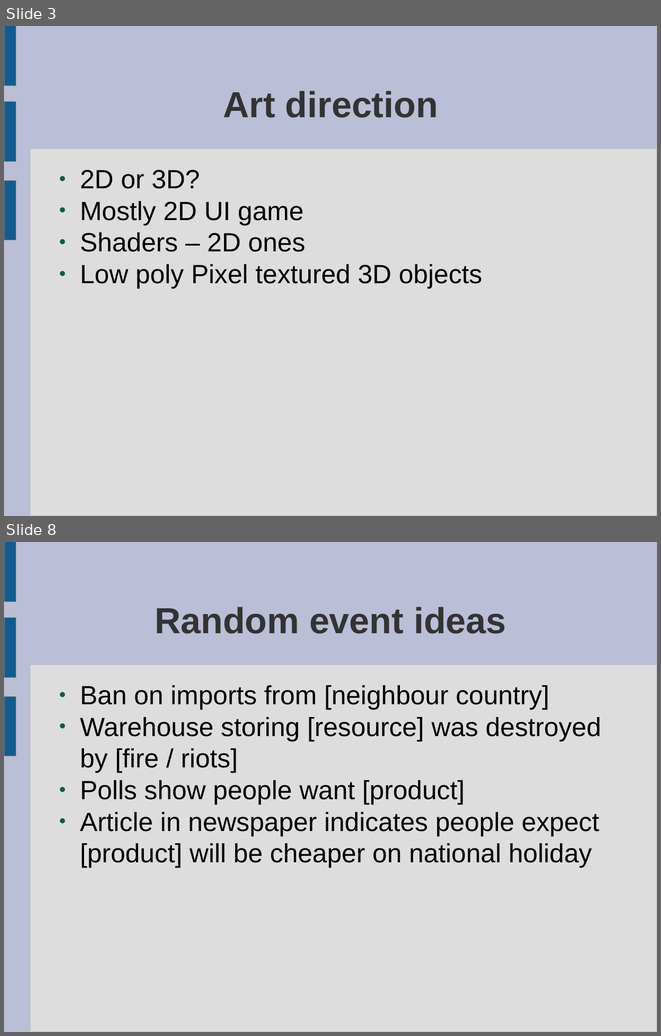
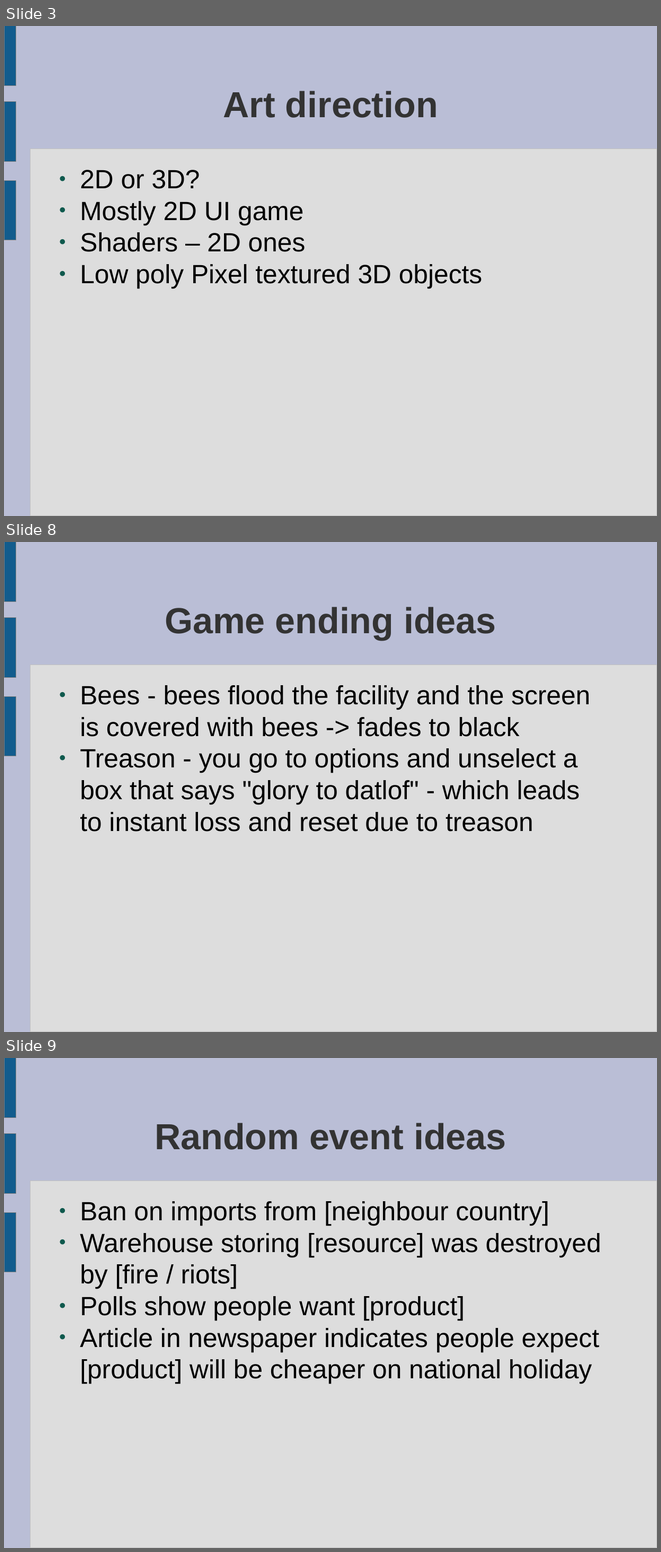
Before and after one commit to ktosox/JingleGameJam2024, a slide deck: GDD.odp. Shown one above the other, each under a label of ours: slides 3 and 8 before the commit, slides 3, 8 and 9 after it; the slides between them are not shown. The pictures are 661x1036 and 661x1552 pixels, drawn with LibreOffice and Linux fonts; fonts in the diff are those of the drawing. Boxes give left, top, right and bottom in pixels: in the first picture for what was removed or moved away, otherwise in the second. Text is boxed around its words. In the diff, an @@ line names an element or a change of style, - is before the commit and + after.

```diff
--- a/GDD.odp
+++ b/GDD.odp
@@ slide 8 added at (4,542,657,1032), background #BABED6; not listed: 4 template elements that a slide beside it also shows @@
@@ title added at (165,607,496,640), 44 pt, text #333333, bold @@
+Game ending ideas
@@ text added at (80,685,590,831), 32 pt, text #000000 @@
+● Bees - bees flood the facility and the screen is covered with bees -> fades to black
+● Treason - you go to options and unselect a box that says "glory to datlof" - which leads to instant loss and reset due to treason
@@ what was slide 8 is now slide 9 @@
```
Also in this commit, not shown: 4 slides changed, 1 other slide added, 1 slide removed.
